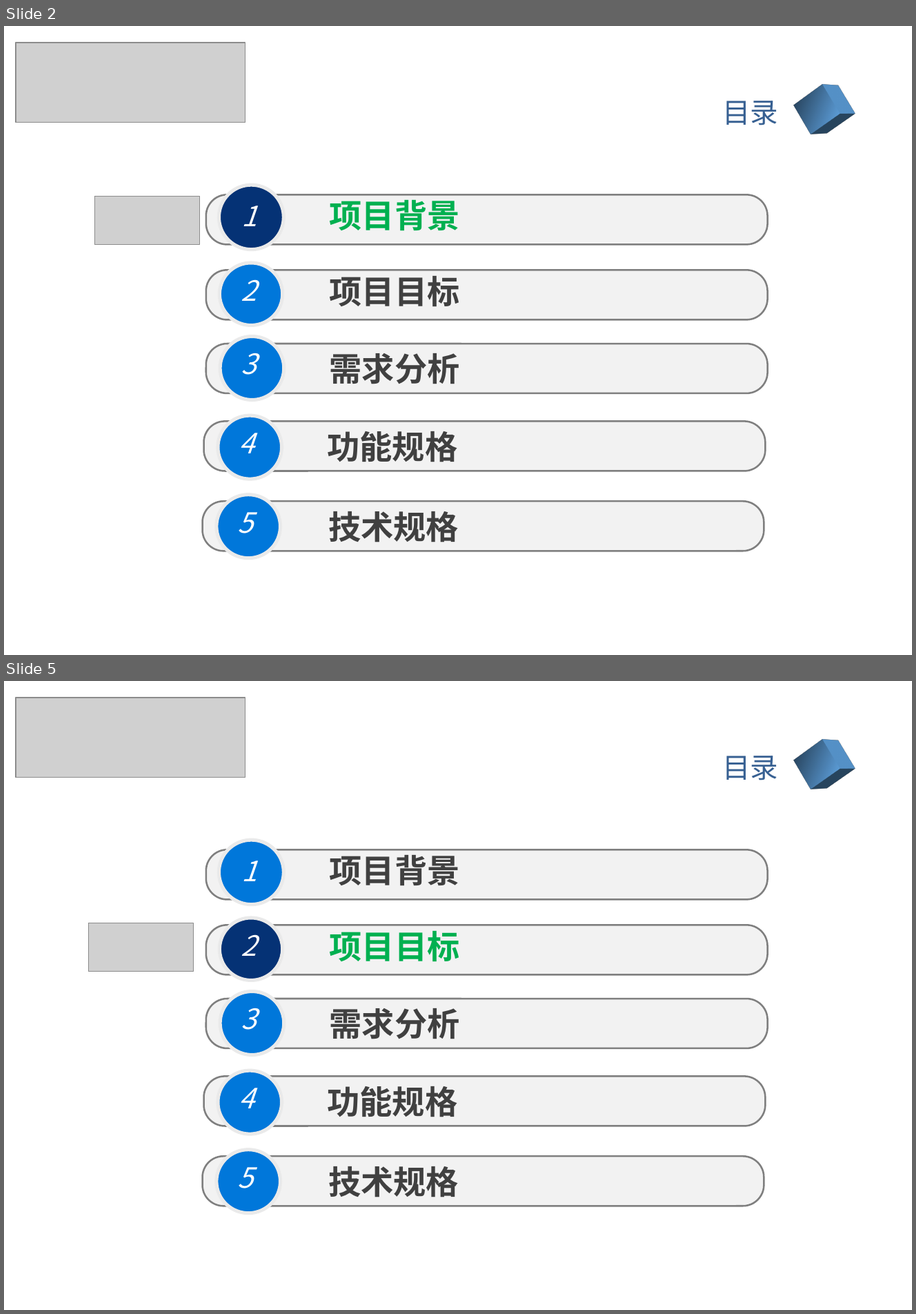
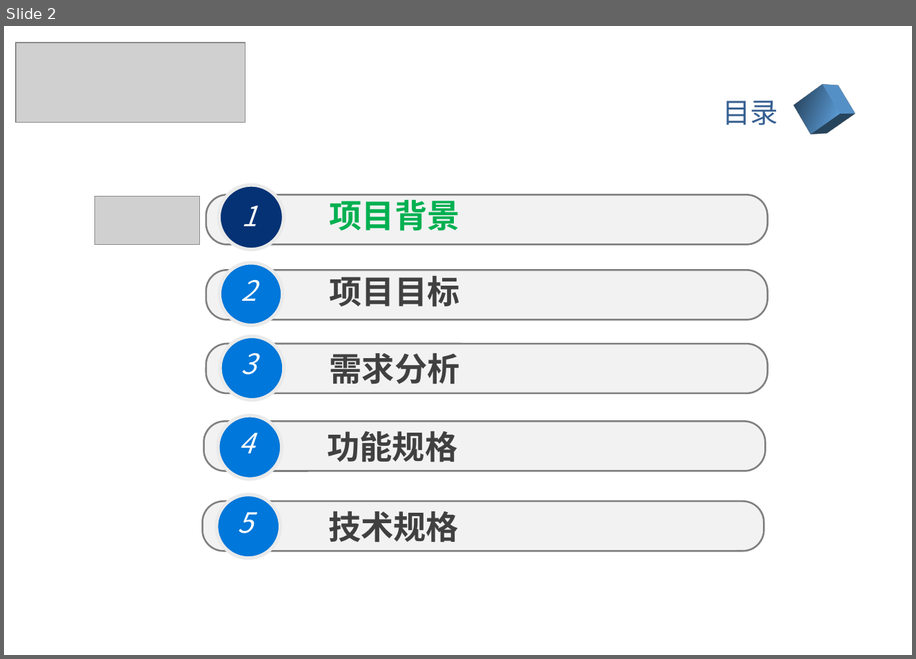
Before and after one commit to internaldevelop/firmware_analyze_serv, a slide deck: files/samples/bin/office.pptx. Shown one above the other, each under a label of ours: slides 2 and 5 before the commit, slide 2 after it; the slides between them are not shown. The pictures are 916x1314 and 916x659 pixels, drawn with LibreOffice and Linux fonts; fonts in the diff are those of the drawing; grey boxes stand for pictures; background and template pictures are left out. Boxes give left, top, right and bottom in pixels: in the first picture for what was removed or moved away, otherwise in the second. Text is boxed around its words. In the diff, an @@ line names an element or a change of style, - is before the commit and + after.

```diff
--- a/files/samples/bin/office.pptx
+++ b/files/samples/bin/office.pptx
@@ slide 5 removed at bbox=[4, 681, 912, 1310], background #FFFFFF @@
@@ rectangle removed at bbox=[4, 681, 362, 793] @@
@@ picture removed at bbox=[16, 698, 245, 778] @@
@@ rectangle removed at bbox=[791, 740, 842, 789] @@
@@ text removed at bbox=[722, 756, 778, 780] @@
-目录
@@ ellipse removed at bbox=[219, 840, 283, 905] @@
@@ rounded rectangle removed at bbox=[206, 849, 768, 899] @@
@@ text removed at bbox=[242, 860, 257, 881] @@
-1
@@ text removed at bbox=[330, 849, 460, 886] @@
-项目背景
@@ picture removed at bbox=[89, 922, 194, 971] @@
@@ rounded rectangle removed at bbox=[206, 925, 768, 974] @@
@@ ellipse removed at bbox=[219, 918, 282, 980] @@
@@ text removed at bbox=[330, 925, 460, 962] @@
-项目目标
@@ text removed at bbox=[241, 934, 256, 956] @@
-2
@@ rounded rectangle removed at bbox=[206, 999, 768, 1048] @@
@@ ellipse removed at bbox=[221, 991, 284, 1055] @@
@@ text removed at bbox=[241, 1007, 257, 1029] @@
-3
@@ text removed at bbox=[330, 1008, 460, 1039] @@
-需求分析
@@ ellipse removed at bbox=[218, 1070, 281, 1134] @@
@@ rounded rectangle removed at bbox=[203, 1076, 765, 1125] @@
@@ text removed at bbox=[239, 1088, 254, 1108] @@
-4
@@ text removed at bbox=[328, 1086, 458, 1117] @@
-功能规格
@@ rounded rectangle removed at bbox=[203, 1156, 764, 1206] @@
@@ ellipse removed at bbox=[217, 1150, 281, 1214] @@
@@ text removed at bbox=[238, 1167, 253, 1188] @@
-5
@@ text removed at bbox=[328, 1166, 459, 1197] @@
-技术规格
```
Also in this commit, not shown: 1 slide changed, 15 other slides removed, 25 other files.
